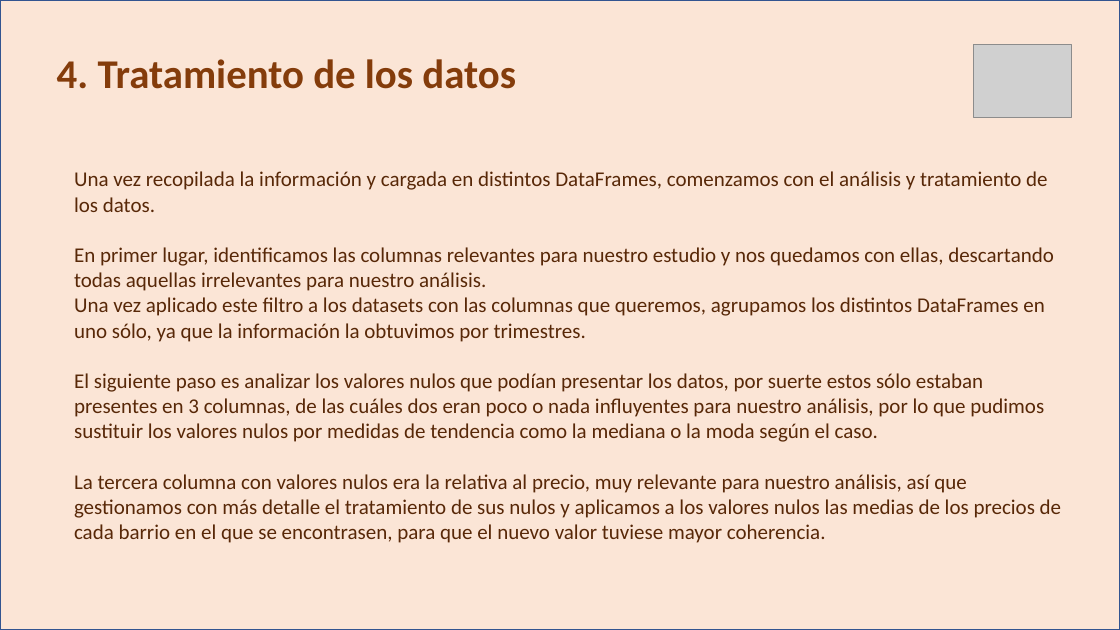
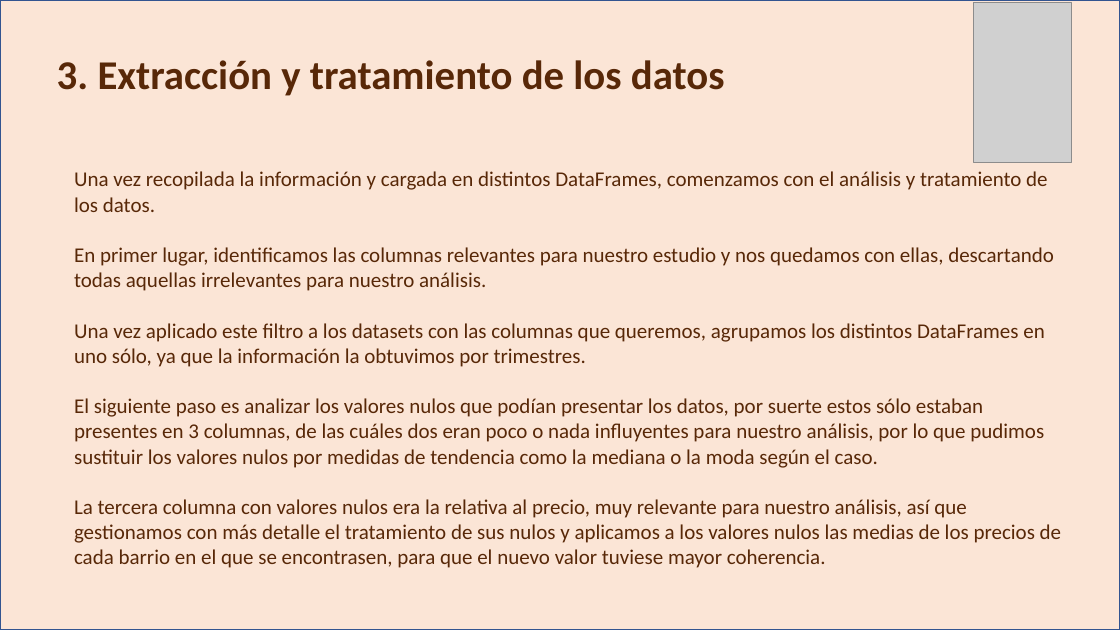
Before and after one commit to JavierPasAg/EDA_Tematica_del_proyecto, a slide deck: slide 6 of PPT.pptx. Drawn at 1120x630 pixels with LibreOffice and Linux fonts; fonts in the diff are those of the drawing; grey boxes stand for pictures. Boxes give left, top, right and bottom in pixels: in the first picture for what was removed or moved away, otherwise in the second. Text is boxed around its words. In the diff, an @@ line names an element or a change of style, - is before the commit and + after.

```diff
--- a/PPT.pptx
+++ b/PPT.pptx
@@ picture added at bbox=[974, 3, 1071, 162] @@
@@ picture removed at bbox=[974, 44, 1071, 118] @@
@@ text at bbox=[57, 60, 725, 96]: text changed; text colour #843C0B to #582808 @@
-4. Tratamiento de los datos
+3. Extracción y tratamiento de los datos
@@ text "Una vez recopilada la información ..." rewrapped from bbox=[74, 171, 1061, 543] to bbox=[74, 171, 1061, 568] @@
```
Also in this commit, not shown: 6 other slides changed, 1 slide added, 1 slide removed.
